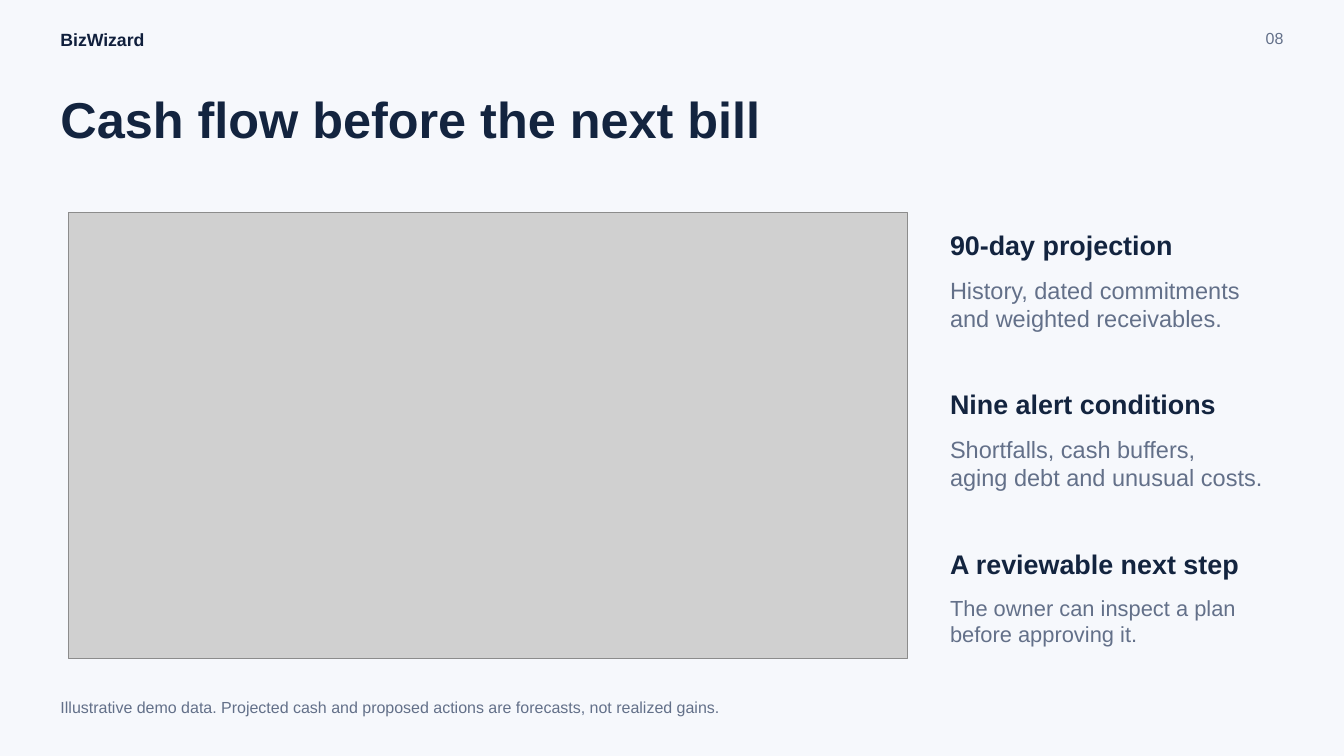
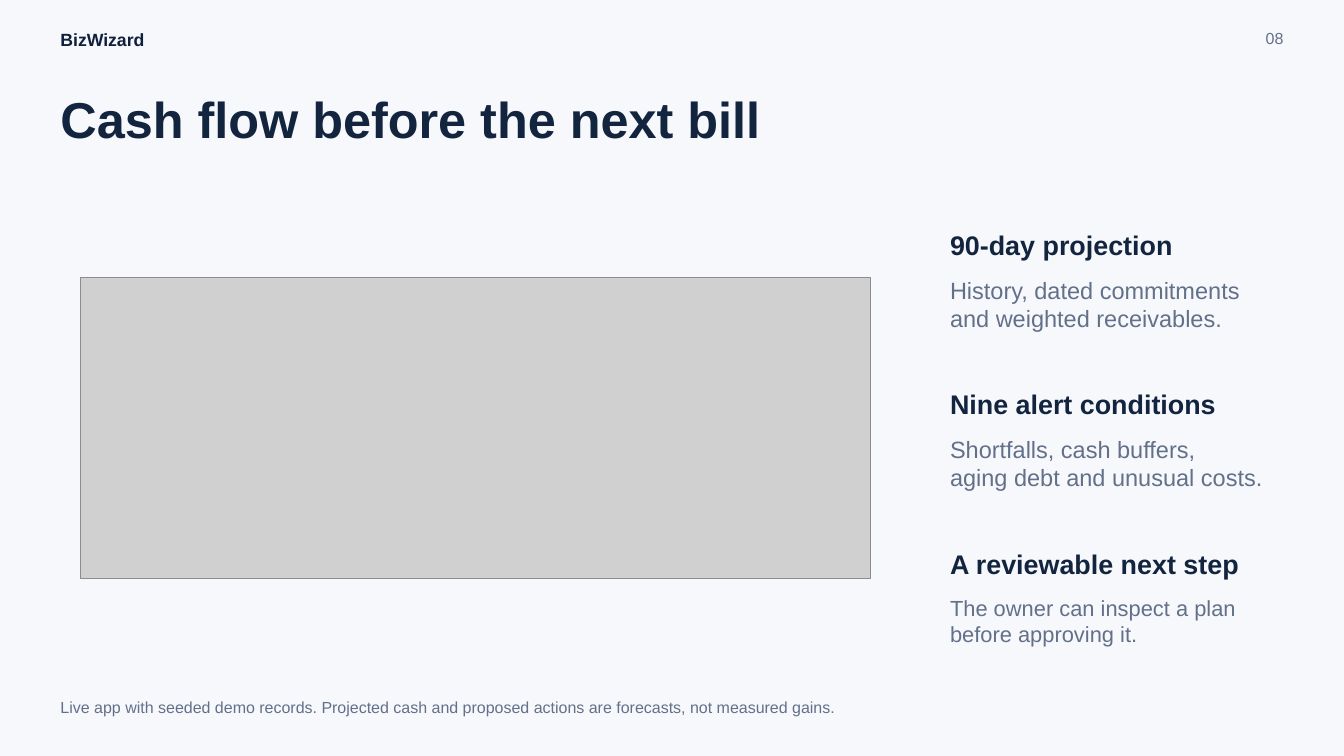
Before and after one commit to mahfuz-saim/bizwizard, a slide deck: slide 8 of output/presentation/BizWizard-Presentation.pptx. Drawn at 1344x756 pixels with LibreOffice and Linux fonts; fonts in the diff are those of the drawing; grey boxes stand for pictures. Boxes give left, top, right and bottom in pixels: in the first picture for what was removed or moved away, otherwise in the second. Text is boxed around its words. In the diff, an @@ line names an element or a change of style, - is before the commit and + after.

```diff
--- a/output/presentation/BizWizard-Presentation.pptx
+++ b/output/presentation/BizWizard-Presentation.pptx
@@ picture: place and size @@
-picture at box(69, 213, 908, 659)
+picture at box(81, 278, 870, 579)
@@ text at box(60, 701, 835, 717): text changed @@
-Illustrative demo data. Projected cash and proposed actions are forecasts, not realized gains.
+Live app with seeded demo records. Projected cash and proposed actions are forecasts, not measured gains.
```
Also in this commit, not shown: 4 other slides changed, 6 other files.
